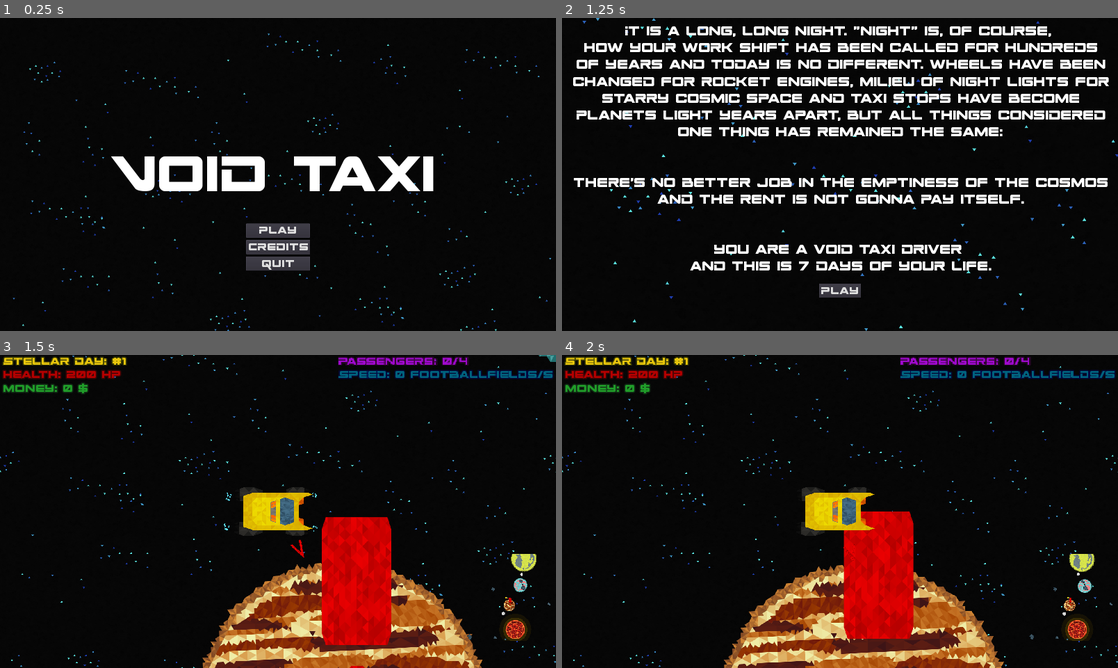
Above: before the commit, frames 1-4 (two rows, left to right).
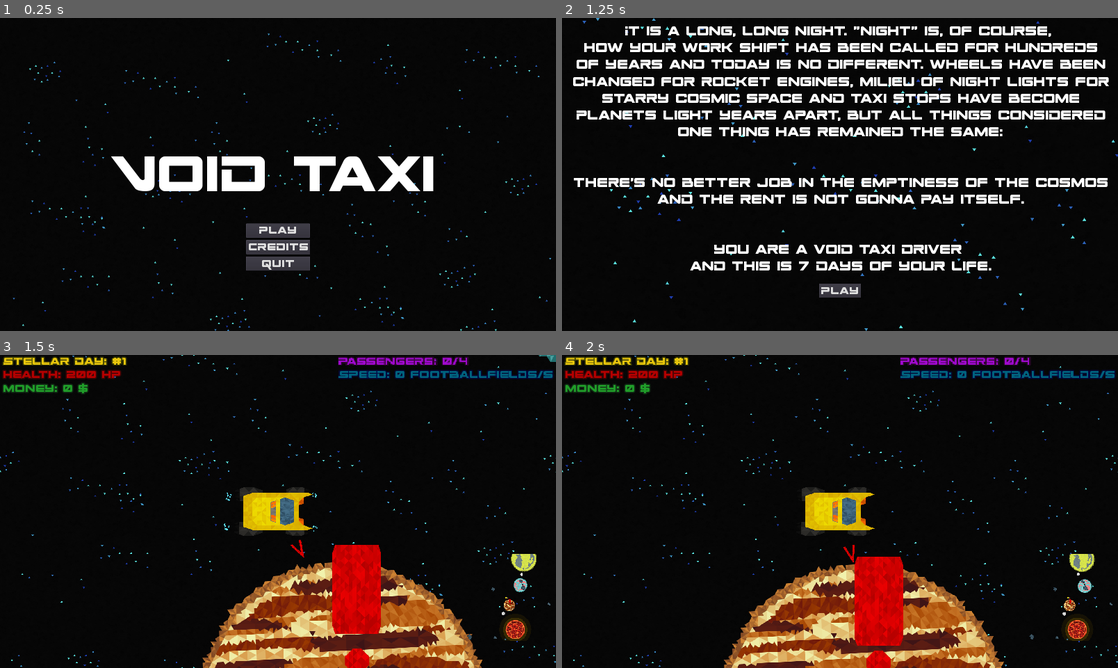
Above: after the commit, the same moments.

Repository: game-jam-team-gut/void-taxi
Game: Godot game, scene res://MainMenu.tscn
Same seed, same stepped clock (60 frames per second), same inputs: the game is played once before the commit and once after it.
Inputs:
- Up to frame 1 (0.25 s): no input
- Up to frame 2 (1.25 s): click "Play" at 0.5 s
- Up to frame 3 (1.5 s): click "Play" at 1.25 s
- Up to frame 4 (2 s): no input

Frames 1-2 are identical in both runs. In frame 3, 3.5% of the frame differs, in the area x 57-92%, y 51-100%; in frame 4, 3.5%, in the area x 50-92%, y 50-100%.

Commit message:
Improve arrows and signs of passenger pickup

Diff:
--- a/Void/DestinationPoint.tscn
+++ b/Void/DestinationPoint.tscn
@@ -12,7 +12,7 @@
 } ]
 
 [sub_resource type="RectangleShape2D" id=2]
-extents = Vector2( 129.689, 119.548 )
+extents = Vector2( 112.882, 108.964 )
 
 [node name="DestinationPoint" type="Area2D" groups=[
 "Destination",
--- a/Void/PassengerPickupPoint.tscn
+++ b/Void/PassengerPickupPoint.tscn
@@ -14,7 +14,7 @@
 } ]
 
 [sub_resource type="RectangleShape2D" id=2]
-extents = Vector2( 67.9836, 146.588 )
+extents = Vector2( 87.7502, 231.346 )
 
 [node name="PassengerPickupPoint" type="Area2D" groups=[
 "PickupPoint",
@@ -25,12 +25,15 @@
 script = ExtResource( 3 )
 
 [node name="AnimatedSprite" type="AnimatedSprite" parent="."]
-position = Vector2( 19.3766, -93.3528 )
+position = Vector2( 17.2243, 87.1241 )
+scale = Vector2( 0.7, 0.7 )
 frames = SubResource( 1 )
+frame = 2
 playing = true
+offset = Vector2( 3.07477, -257.824 )
 
 [node name="CollisionShape2D" type="CollisionShape2D" parent="."]
-position = Vector2( -1.11436, -108.679 )
+position = Vector2( 22.9127, -95.3306 )
 shape = SubResource( 2 )
 
 [node name="Timer" type="Timer" parent="."]
--- a/Void/PassengersDestinationsAssigner.gd
+++ b/Void/PassengersDestinationsAssigner.gd
@@ -21,13 +21,21 @@
 	if Input.is_key_pressed(KEY_P):
 		create_passenger_pickup_point(null)
 
-func create_passenger_pickup_point(excluded_planet):
+func create_passenger_pickup_point(excluded_planets):
 	var passenger_pickup_point_instance = passenger_pickup_object.instance()
-	if excluded_planet:
-		var excluded_planet_r = calculate_approximately_planet_radius(excluded_planet)
-		if excluded_planet_r > 150:
-			excluded_planet = null
-	var planet = get_random_planet(excluded_planet)
+	for point in current_pickup_points:
+		if point != null:
+			if excluded_planets == null:
+				excluded_planets = []
+			excluded_planets.append(point.get_parent())
+		else:
+			current_pickup_points.erase(point)
+	if excluded_planets:
+		for excluded_planet in excluded_planets:
+			var excluded_planet_r = calculate_approximately_planet_radius(excluded_planet)
+			if excluded_planet_r > 200:
+				excluded_planets.erase(excluded_planet)
+	var planet = get_random_planet(excluded_planets)
 	planet.add_child(passenger_pickup_point_instance)
 	var r = calculate_approximately_planet_radius(planet)
 	var rng = RandomNumberGenerator.new()
@@ -80,12 +88,12 @@
 
 func _on_Taxi_passenger_delivered(planet):
 	if len(current_pickup_points) < MAX_PICKUP_POINTS_NUMBER:
-		create_passenger_pickup_point(planet)
+		create_passenger_pickup_point([planet])
 
 
 func _on_NewPassengerPickupPointTimer_timeout():
 	if len(current_pickup_points) < MAX_PICKUP_POINTS_NUMBER:
 		if current_destination:
-			create_passenger_pickup_point(current_destination.get_parent())
+			create_passenger_pickup_point([current_destination.get_parent()])
 		else:
 			create_passenger_pickup_point(null)
--- a/Void/Taxi/ArrowToPickupPointsManager.gd
+++ b/Void/Taxi/ArrowToPickupPointsManager.gd
@@ -50,11 +50,24 @@
 			if point == null:
 				points.erase(point)
 		points.sort_custom(MyCustomSorter, "custom_sort")
+		points = remove_duplicates(points)
 		var i = len(points) - 1
 		for arrow in current_arrows:
 			arrow.destination = points[i]
 			i-=1
 
+func remove_duplicates(arr):
+	var new_arr = []
+	for item in arr:
+		if not(item  in new_arr):
+			new_arr.append(item)
+	return(new_arr)
+
 class MyCustomSorter:
 	static func custom_sort(a, b):
-		return a.position.distance_to(a.player.position) < b.position.distance_to(b.player.position)
+		if a and b:
+			return a.position.distance_to(a.player.position) < b.position.distance_to(b.player.position)
+		elif a:
+			return true
+		else:
+			false
